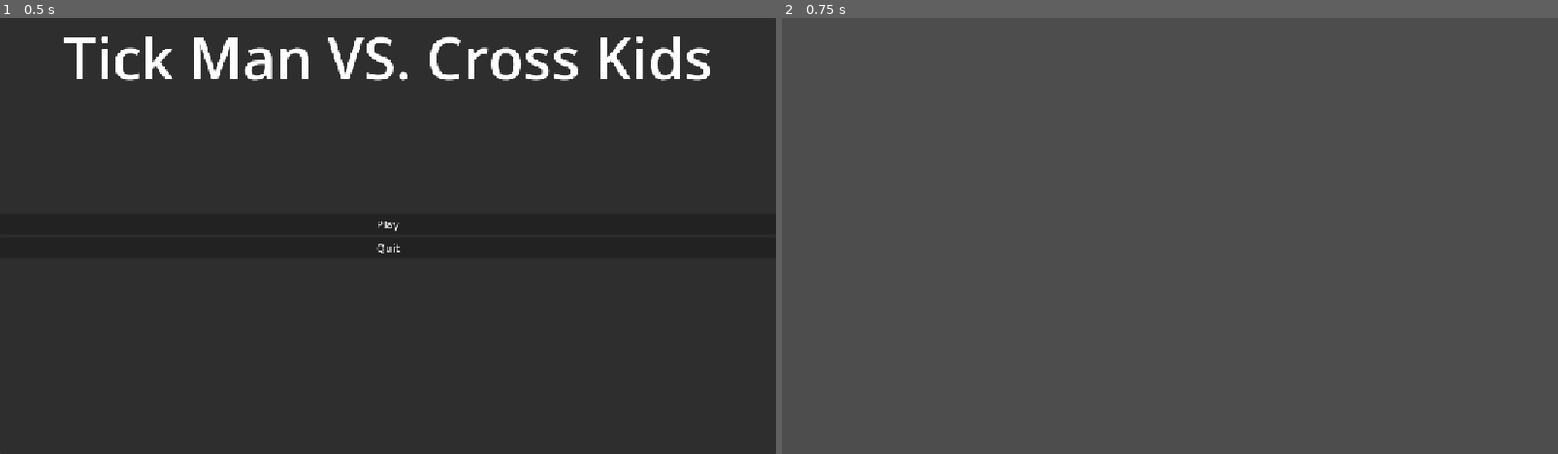
Above: before the commit, frames 1-2 (left to right).
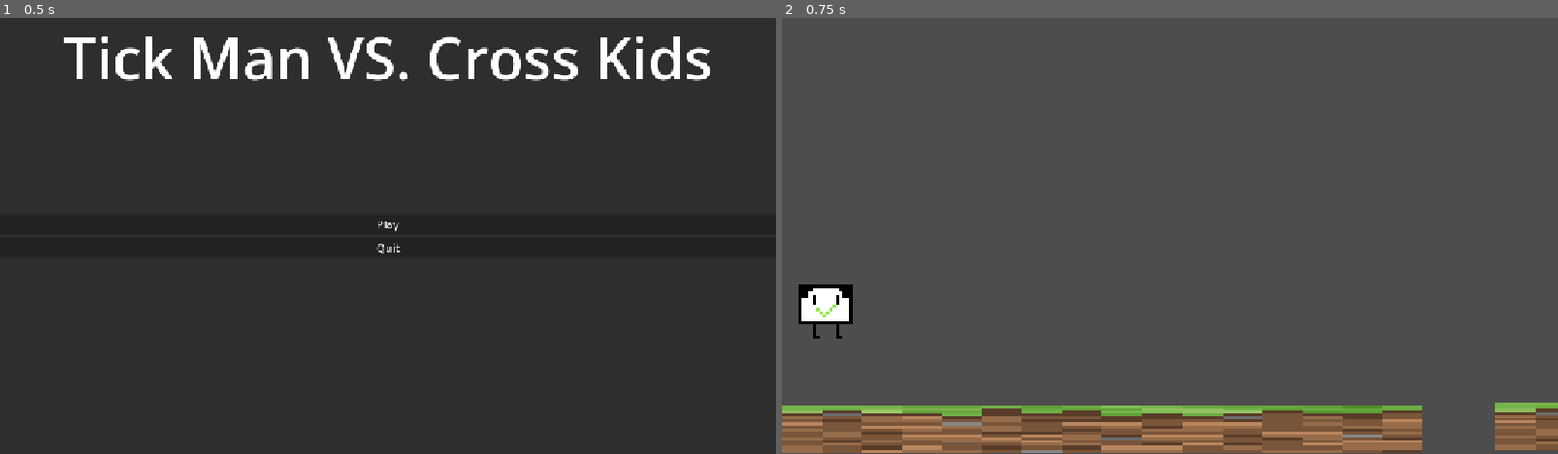
Above: after the commit, the same moments.

Repository: sid-the-loser/Game-Engine-Design-Lab
Game: Godot game, scene res://scenes/main_menu.tscn
The game is run twice, just before and just after one commit, with the same random seed, the same clock (stepped at 60 frames per second) and the same inputs.
Inputs:
- Up to frame 1 (0.5 s): no input
- Up to frame 2 (0.75 s): click "Play" at 0.5 s

Frame 1 is identical in both runs. In frame 2, 11% of the frame differs, in the area x 0-100%, y 61-100%.

Commit message:
more stuff thats hard to document ig

Diff:
--- a/lab-3/prefabs/player.tscn
+++ b/lab-3/prefabs/player.tscn
@@ -4,14 +4,16 @@
 [ext_resource type="Texture2D" uid="uid://cppwp2yt7dga2" path="res://sprites/player.png" id="1_72ieh"]
 
 [sub_resource type="RectangleShape2D" id="RectangleShape2D_4dohe"]
-size = Vector2(12, 15)
+size = Vector2(64, 79.5)
 
 [node name="Player" type="CharacterBody2D"]
 script = ExtResource("1_4dohe")
 
 [node name="CollisionShape2D" type="CollisionShape2D" parent="."]
-position = Vector2(0, 0.5)
+position = Vector2(0, -40.25)
 shape = SubResource("RectangleShape2D_4dohe")
 
 [node name="Player" type="Sprite2D" parent="."]
+position = Vector2(4.7683716e-07, -40)
+scale = Vector2(5, 5)
 texture = ExtResource("1_72ieh")
--- a/lab-3/scenes/gameplay.tscn
+++ b/lab-3/scenes/gameplay.tscn
@@ -1,7 +1,38 @@
-[gd_scene format=3 uid="uid://b5c66arsbf264"]
+[gd_scene load_steps=4 format=3 uid="uid://b5c66arsbf264"]
+
+[ext_resource type="Texture2D" uid="uid://ddbpbijqaxgxq" path="res://sprites/ground.webp" id="1_00tan"]
+[ext_resource type="PackedScene" uid="uid://dimoxfrphs4fi" path="res://prefabs/player.tscn" id="2_l1v76"]
+
+[sub_resource type="RectangleShape2D" id="RectangleShape2D_ct7aa"]
+size = Vector2(948, 66)
 
 [node name="Gameplay" type="Node2D"]
 
 [node name="Level" type="Node" parent="."]
 
 [node name="Ground" type="StaticBody2D" parent="Level"]
+
+[node name="CollisionShape2D" type="CollisionShape2D" parent="Level/Ground"]
+position = Vector2(475, 608)
+shape = SubResource("RectangleShape2D_ct7aa")
+
+[node name="CollisionShape2D2" type="CollisionShape2D" parent="Level/Ground"]
+position = Vector2(1531, 607)
+shape = SubResource("RectangleShape2D_ct7aa")
+
+[node name="Ground" type="Sprite2D" parent="Level/Ground"]
+texture_repeat = 2
+position = Vector2(475.49988, 610)
+scale = Vector2(5.943751, 0.44)
+texture = ExtResource("1_00tan")
+region_rect = Rect2(-9.28, 0, 19.98, 6.47)
+
+[node name="Ground2" type="Sprite2D" parent="Level/Ground"]
+texture_repeat = 2
+position = Vector2(1535, 607)
+scale = Vector2(5.943751, 0.44)
+texture = ExtResource("1_00tan")
+region_rect = Rect2(-9.28, 0, 19.98, 6.47)
+
+[node name="Player" parent="." instance=ExtResource("2_l1v76")]
+position = Vector2(65, 476)
Binary file added: lab-3/sprites/ground.webp
Not shown, added: lab-3/sprites/ground.webp.import
